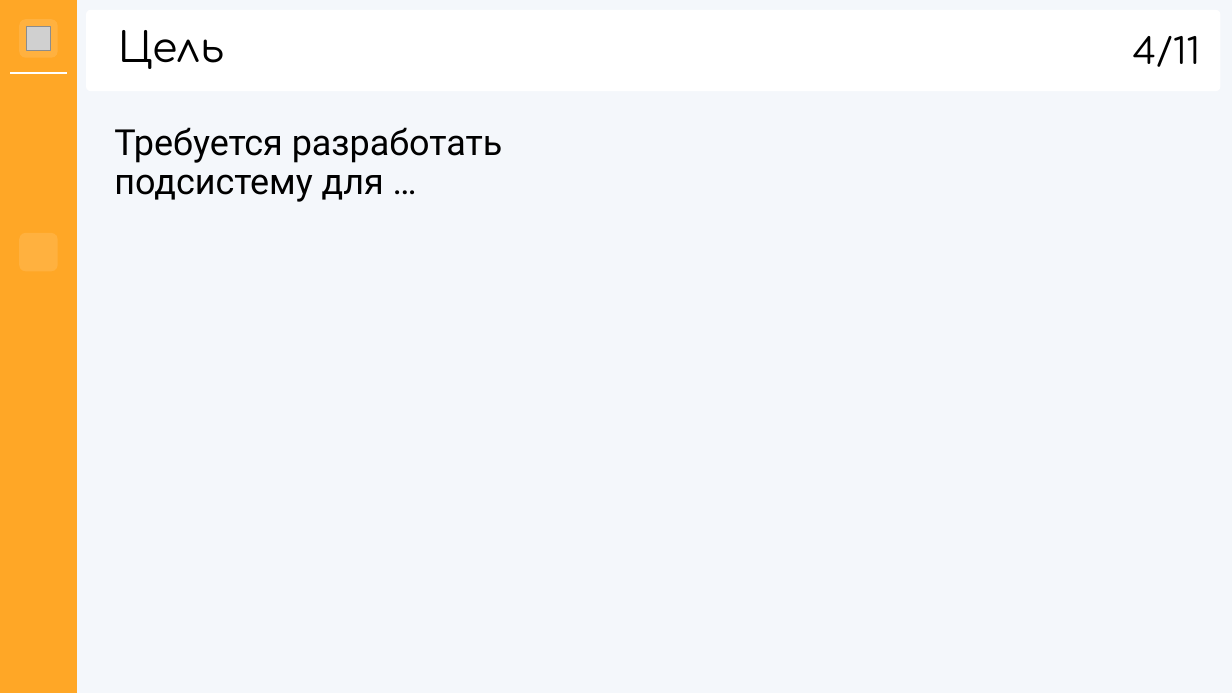
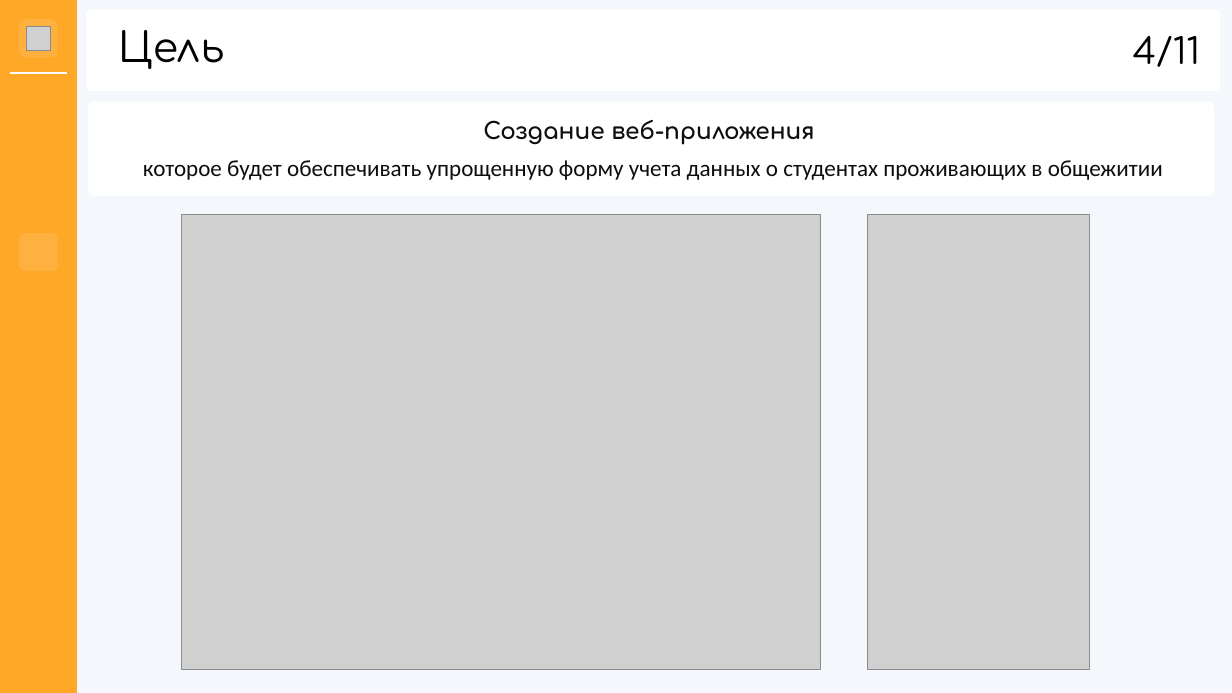
Before and after one commit to hhallva/cmdnt-website, a slide deck: slide 4 of КП/Презентация/Презентация.pptx. Drawn at 1232x693 pixels with LibreOffice and Linux fonts; fonts in the diff are those of the drawing; grey boxes stand for pictures; background and template pictures are left out. Boxes give left, top, right and bottom in pixels: in the first picture for what was removed or moved away, otherwise in the second. Text is boxed around its words. In the diff, an @@ line names an element or a change of style, - is before the commit and + after.

```diff
--- a/КП/Презентация/Презентация.pptx
+++ b/КП/Презентация/Презентация.pptx
@@ rounded rectangle added at (89,103,1214,195), fill #FFFFFF, outline #FFFFFF 1.5 pt @@
@@ text removed at (114,127,502,202) @@
-Требуется разработать подсистему для …
@@ text added at (483,120,814,144), 18 pt, text #0E0E0E, bold @@
+Создание веб-приложения
@@ text added at (143,160,1163,180), 18 pt, text #0E0E0E @@
+которое будет обеспечивать упрощенную форму учета данных о студентах проживающих в общежитии
@@ picture added at (182,215,821,670) @@
@@ picture added at (868,215,1091,670) @@
```
Also in this commit, not shown: 4 other slides changed, 1 slide added, 1 slide removed.
